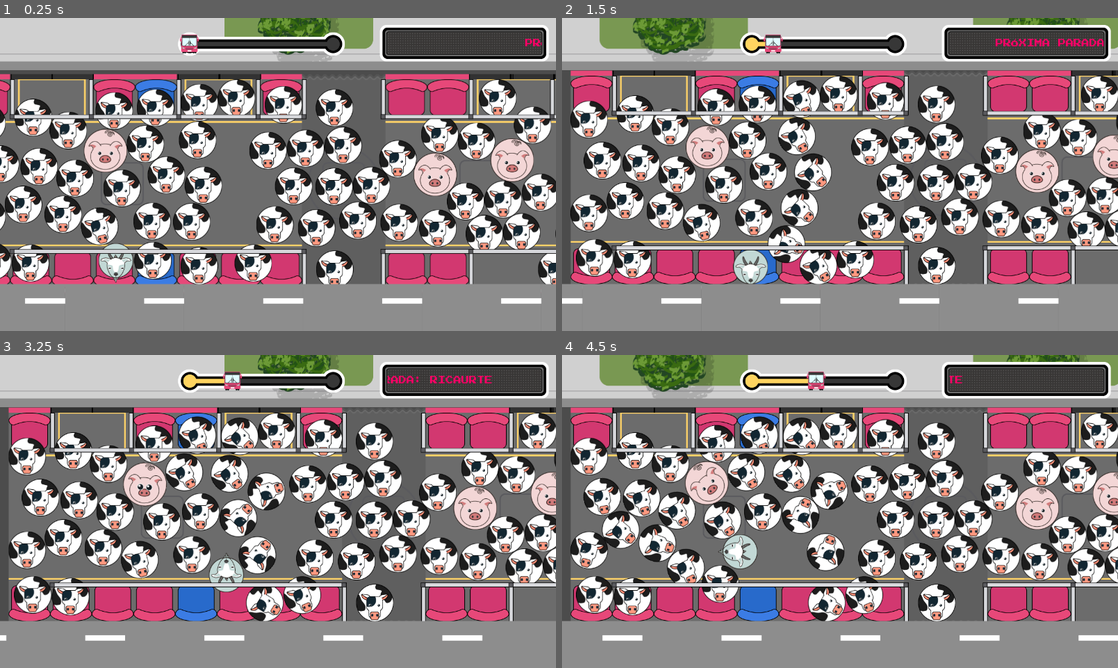
Above: before the commit, frames 1-4 (two rows, left to right).
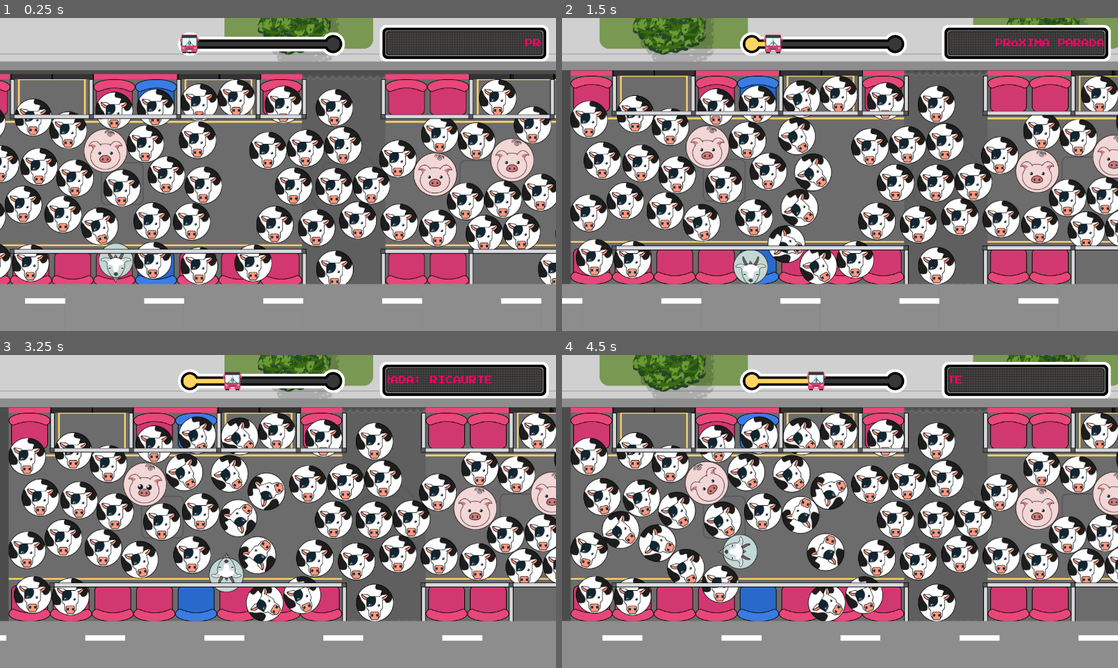
Above: after the commit, the same moments.

Repository: mapedorr/AquiMeBajoYo
Game: Godot game, scene res://scenarios/Transmi.tscn
Same seed, same stepped clock (60 frames per second), same inputs: the game is played once before the commit and once after it. The engine's default icon, where the game draws it, is replaced by a stand-in: a white triangle on a blue panel in a dark square. Sound files missing from this copy of the repository are replaced by a short silence.
Inputs:
- Up to frame 1 (0.25 s): no input
- Up to frame 2 (1.5 s): hold Right (ui_right) 0.53-1.28 s; hold Down (ui_down) from 1.28 s (still down)
- Up to frame 3 (3.25 s): release Down (ui_down) at 2.03 s; hold Right (ui_right) 2.03-2.78 s; hold Up (ui_up) from 2.78 s (still down)
- Up to frame 4 (4.5 s): release Up (ui_up) at 3.53 s; hold Left (ui_left) from 3.53 s (still down)

The runs differ from the first frame. In frame 1, 2.8% of the frame differs, in the area x 0-100%, y 19-85%; in frame 2, less than 0.1%; in frame 3, less than 0.1%; in frame 4, nothing differs.

Commit message:
MixPass

Diff:
--- a/Audio/CowSound.gd
+++ b/Audio/CowSound.gd
@@ -1,20 +1,32 @@
 extends Node
 
 export (int) var spec_weight = 3
-export (int) var wait_time = 3
+export (int) var min_wt = 3
+export (int) var max_wt = 3
 
-var idle = true
 var canPlay = true
+var wait_time
+var gamerunning
 
 func _ready():
-	randomize()
+	gamerunning = true
+	canPlay = true
+
+
 
 func idleMoo():
+	if gamerunning:
+		if canPlay == true:
+			randomize()
+			wait_time = int ((rand_range( min_wt, (max_wt+1))))
+			canPlay = false
+			yield(get_tree().create_timer(wait_time), "timeout")
+			Moo()
+			idleMoo()
 
+func Moo():
+	randomize()
 	var randomNumber = randi()%100
-	if randomNumber <= spec_weight:
+	if randomNumber <= spec_weight+1:
 		$IdleMoo.playsound()
-	if idle == true:
-		yield(get_tree().create_timer(wait_time), "timeout")
-		if canPlay == true:
-			self.idleMoo()
+	canPlay = true
--- a/scenarios/Animals/Animal.gd
+++ b/scenarios/Animals/Animal.gd
@@ -31,3 +31,6 @@
 
 func _process(delta):
 	$CowSounds/IdleMoo.transform = transform
+
+func silence():
+	$CowSounds.gamerunning = false
--- a/scenarios/Animals/Animal.tscn
+++ b/scenarios/Animals/Animal.tscn
@@ -35,21 +35,21 @@
 
 [node name="CowSounds" type="Node" parent="."]
 script = ExtResource( 4 )
-spec_weight = 30
+spec_weight = 20
+min_wt = 1
+max_wt = 8
 
 [node name="IdleMoo" parent="CowSounds" instance=ExtResource( 5 )]
-editor/display_folded = true
 position = Vector2( 682.574, 310.924 )
 max_distance = 500.0
 attenuation = 1.31951
-Volume = -3.0
+Volume = -5.0
 RandomVolume = true
 minVolume = -4.0
 maxVolume = 1.0
 RandomPitch = true
-minPitch = -3.0
-maxPitch = 6.0
-MaxOffset = 7.0
+minPitch = -4.0
+maxPitch = 5.0
 
 [node name="Idle_01" parent="CowSounds/IdleMoo" instance=ExtResource( 6 )]
 stream = ExtResource( 7 )
--- a/scenarios/Animals/Marrano.tscn
+++ b/scenarios/Animals/Marrano.tscn
@@ -28,11 +28,12 @@
 position = Vector2( -0.11099, 6.33339 )
 
 [node name="CowSounds" parent="." index="3"]
-spec_weight = 60
+spec_weight = 40
+max_wt = 4
 
 [node name="IdleMoo" parent="CowSounds" index="0"]
-editor/display_folded = false
-Volume = 9.0
+Volume = 12.0
+Pitch = 10.0
 
 [node name="Idle_01" parent="CowSounds/IdleMoo" index="0"]
 stream = ExtResource( 4 )
--- a/scenarios/Animals/Player.tscn
+++ b/scenarios/Animals/Player.tscn
@@ -16,7 +16,8 @@
 
 [node name="SFX_Goat" parent="." instance=ExtResource( 2 )]
 editor/display_folded = true
-Volume = 10.0
+Volume = 6.0
+Pitch = 2.0
 RandomVolume = true
 minVolume = -3.0
 maxVolume = 1.0
@@ -42,6 +43,7 @@
 shape = SubResource( 1 )
 
 [node name="Camera2D" type="Camera2D" parent="."]
+position = Vector2( 0, 1 )
 current = true
 limit_left = -340
 limit_top = 0
@@ -52,5 +54,5 @@
 drag_margin_left = 0.3
 drag_margin_right = 0.3
 
-[node name="Listener" type="Listener" parent="."]
+[node name="Listener" type="Listener" parent="Camera2D"]
 current = true
--- /dev/null
+++ b/scenarios/Buses/Animals.gd
@@ -0,0 +1,4 @@
+extends Node2D
+
+func _ready():
+	pass
--- a/scenarios/Buses/BaseBus.tscn
+++ b/scenarios/Buses/BaseBus.tscn
@@ -1,15 +1,16 @@
-[gd_scene load_steps=20 format=2]
+[gd_scene load_steps=21 format=2]
 
 [ext_resource path="res://scenarios/scripts/Bus.gd" type="Script" id=1]
 [ext_resource path="res://scenarios/Assets/bus_ejemplo.png" type="Texture" id=2]
 [ext_resource path="res://icon.png" type="Texture" id=3]
 [ext_resource path="res://scenarios/Barra.tscn" type="PackedScene" id=4]
 [ext_resource path="res://scenarios/Assets/gato_bus.png" type="Texture" id=5]
-[ext_resource path="res://scenarios/Animals/Animal.tscn" type="PackedScene" id=6]
-[ext_resource path="res://scenarios/Animals/Marrano.tscn" type="PackedScene" id=7]
-[ext_resource path="res://Audio/AudioManager.gd" type="Script" id=8]
-[ext_resource path="res://scenarios/Assets/barras.png" type="Texture" id=9]
-[ext_resource path="res://scenarios/Door.tscn" type="PackedScene" id=10]
+[ext_resource path="res://scenarios/Buses/Animals.gd" type="Script" id=6]
+[ext_resource path="res://scenarios/Animals/Animal.tscn" type="PackedScene" id=7]
+[ext_resource path="res://scenarios/Animals/Marrano.tscn" type="PackedScene" id=8]
+[ext_resource path="res://Audio/AudioManager.gd" type="Script" id=9]
+[ext_resource path="res://scenarios/Assets/barras.png" type="Texture" id=10]
+[ext_resource path="res://scenarios/Door.tscn" type="PackedScene" id=11]
 
 [sub_resource type="RectangleShape2D" id=1]
 extents = Vector2( 30.2439, 20 )
@@ -166,269 +167,270 @@
 texture = ExtResource( 5 )
 
 [node name="Animals" type="Node2D" parent="."]
-
-[node name="Animal" parent="Animals" instance=ExtResource( 6 )]
+script = ExtResource( 6 )
+
+[node name="Animal" parent="Animals" instance=ExtResource( 7 )]
 position = Vector2( 1385.57, 397.375 )
 
-[node name="Animal28" parent="Animals" instance=ExtResource( 6 )]
+[node name="Animal28" parent="Animals" instance=ExtResource( 7 )]
 position = Vector2( -75.4998, 352.5 )
 
-[node name="Animal61" parent="Animals" instance=ExtResource( 6 )]
+[node name="Animal61" parent="Animals" instance=ExtResource( 7 )]
 position = Vector2( 14.5002, 196.5 )
 
-[node name="Animal63" parent="Animals" instance=ExtResource( 6 )]
+[node name="Animal63" parent="Animals" instance=ExtResource( 7 )]
 position = Vector2( -246.5, 315 )
 
-[node name="Animal36" parent="Animals" instance=ExtResource( 6 )]
+[node name="Animal36" parent="Animals" instance=ExtResource( 7 )]
 position = Vector2( 892, 382.5 )
 
-[node name="Animal43" parent="Animals" instance=ExtResource( 6 )]
+[node name="Animal43" parent="Animals" instance=ExtResource( 7 )]
 position = Vector2( 1319.5, 337.5 )
 
-[node name="Animal49" parent="Animals" instance=ExtResource( 6 )]
+[node name="Animal49" parent="Animals" instance=ExtResource( 7 )]
 position = Vector2( 1372, 189 )
 
-[node name="Animal55" parent="Animals" instance=ExtResource( 6 )]
+[node name="Animal55" parent="Animals" instance=ExtResource( 7 )]
 position = Vector2( 626.5, 363 )
 
-[node name="Animal5" parent="Animals" instance=ExtResource( 6 )]
+[node name="Animal5" parent="Animals" instance=ExtResource( 7 )]
 position = Vector2( 326.5, 367.5 )
 
-[node name="Animal29" parent="Animals" instance=ExtResource( 6 )]
+[node name="Animal29" parent="Animals" instance=ExtResource( 7 )]
 position = Vector2( -153.5, 322.5 )
 
-[node name="Animal42" parent="Animals" instance=ExtResource( 6 )]
+[node name="Animal42" parent="Animals" instance=ExtResource( 7 )]
 position = Vector2( 1168, 327 )
 
-[node name="Animal48" parent="Animals" instance=ExtResource( 6 )]
+[node name="Animal48" parent="Animals" instance=ExtResource( 7 )]
 position = Vector2( 1271.5, 172.5 )
 
-[node name="Animal59" parent="Animals" instance=ExtResource( 6 )]
+[node name="Animal59" parent="Animals" instance=ExtResource( 7 )]
 position = Vector2( 526, 346.5 )
 
-[node name="Animal6" parent="Animals" instance=ExtResource( 6 )]
+[node name="Animal6" parent="Animals" instance=ExtResource( 7 )]
 position = Vector2( 235, 259.5 )
 
-[node name="Animal7" parent="Animals" instance=ExtResource( 6 )]
+[node name="Animal7" parent="Animals" instance=ExtResource( 7 )]
 position = Vector2( 194.5, 445.5 )
 
-[node name="Animal8" parent="Animals" instance=ExtResource( 6 )]
+[node name="Animal8" parent="Animals" instance=ExtResource( 7 )]
 position = Vector2( 211, 549 )
 
-[node name="Animal9" parent="Animals" instance=ExtResource( 6 )]
+[node name="Animal9" parent="Animals" instance=ExtResource( 7 )]
 position = Vector2( 335.5, 543 )
 
-[node name="Animal10" parent="Animals" instance=ExtResource( 6 )]
+[node name="Animal10" parent="Animals" instance=ExtResource( 7 )]
 position = Vector2( 385, 454.5 )
 
-[node name="Animal31" parent="Animals" instance=ExtResource( 6 )]
+[node name="Animal31" parent="Animals" instance=ExtResource( 7 )]
 position = Vector2( -94.9998, 409.5 )
 
-[node name="Animal35" parent="Animals" instance=ExtResource( 6 )]
+[node name="Animal35" parent="Animals" instance=ExtResource( 7 )]
 position = Vector2( 850, 453 )
 
-[node name="Animal44" parent="Animals" instance=ExtResource( 6 )]
+[node name="Animal44" parent="Animals" instance=ExtResource( 7 )]
 position = Vector2( 1292.5, 490.5 )
 
-[node name="Animal46" parent="Animals" instance=ExtResource( 6 )]
+[node name="Animal46" parent="Animals" instance=ExtResource( 7 )]
 position = Vector2( 1330, 259.5 )
 
-[node name="Animal58" parent="Animals" instance=ExtResource( 6 )]
+[node name="Animal58" parent="Animals" instance=ExtResource( 7 )]
 position = Vector2( 584.5, 433.5 )
 
-[node name="Animal11" parent="Animals" instance=ExtResource( 6 )]
+[node name="Animal11" parent="Animals" instance=ExtResource( 7 )]
 position = Vector2( 452.5, 279 )
 
-[node name="Animal12" parent="Animals" instance=ExtResource( 6 )]
+[node name="Animal12" parent="Animals" instance=ExtResource( 7 )]
 position = Vector2( 481, 462 )
 
-[node name="Animal30" parent="Animals" instance=ExtResource( 6 )]
+[node name="Animal30" parent="Animals" instance=ExtResource( 7 )]
 position = Vector2( -275, 433.5 )
 
-[node name="Animal38" parent="Animals" instance=ExtResource( 6 )]
+[node name="Animal38" parent="Animals" instance=ExtResource( 7 )]
 position = Vector2( 946, 460.5 )
 
-[node name="Animal41" parent="Animals" instance=ExtResource( 6 )]
+[node name="Animal41" parent="Animals" instance=ExtResource( 7 )]
 position = Vector2( 1247.5, 418.5 )
 
-[node name="Animal50" parent="Animals" instance=ExtResource( 6 )]
+[node name="Animal50" parent="Animals" instance=ExtResource( 7 )]
 position = Vector2( 1513, 342 )
 
-[node name="Animal54" parent="Animals" instance=ExtResource( 6 )]
+[node name="Animal54" parent="Animals" instance=ExtResource( 7 )]
 position = Vector2( 680.5, 441 )
 
-[node name="Animal20" parent="Animals" instance=ExtResource( 6 )]
+[node name="Animal20" parent="Animals" instance=ExtResource( 7 )]
 position = Vector2( 1034, 560.5 )
 
-[node name="Animal13" parent="Animals" instance=ExtResource( 6 )]
+[node name="Animal13" parent="Animals" instance=ExtResource( 7 )]
 position = Vector2( 428.5, 366 )
 
-[node name="Animal32" parent="Animals" instance=ExtResource( 6 )]
+[node name="Animal32" parent="Animals" instance=ExtResource( 7 )]
 position = Vector2( 31.0002, 366 )
 
-[node name="Animal39" parent="Animals" instance=ExtResource( 6 )]
+[node name="Animal39" parent="Animals" instance=ExtResource( 7 )]
 position = Vector2( 523, 558 )
 
-[node name="Animal60" parent="Animals" instance=ExtResource( 6 )]
+[node name="Animal60" parent="Animals" instance=ExtResource( 7 )]
 position = Vector2( 109, 189 )
 
-[node name="Animal62" parent="Animals" instance=ExtResource( 6 )]
+[node name="Animal62" parent="Animals" instance=ExtResource( 7 )]
 position = Vector2( 220, 366 )
 
-[node name="Animal34" parent="Animals" instance=ExtResource( 6 )]
+[node name="Animal34" parent="Animals" instance=ExtResource( 7 )]
 position = Vector2( 986.5, 375 )
 
-[node name="Animal40" parent="Animals" instance=ExtResource( 6 )]
+[node name="Animal40" parent="Animals" instance=ExtResource( 7 )]
 position = Vector2( 1537, 439.5 )
 
-[node name="Animal51" parent="Animals" instance=ExtResource( 6 )]
+[node name="Animal51" parent="Animals" instance=ExtResource( 7 )]
 position = Vector2( 1466.5, 181.5 )
 
-[node name="Animal56" parent="Animals" instance=ExtResource( 6 )]
+[node name="Animal56" parent="Animals" instance=ExtResource( 7 )]
 position = Vector2( 721, 355.5 )
 
-[node name="Animal21" parent="Animals" instance=ExtResource( 6 )]
+[node name="Animal21" parent="Animals" instance=ExtResource( 7 )]
 position = Vector2( 1074.5, 475 )
 
-[node name="Animal14" parent="Animals" instance=ExtResource( 6 )]
+[node name="Animal14" parent="Animals" instance=ExtResource( 7 )]
 position = Vector2( 536.5, 285 )
 
-[node name="Animal23" parent="Animals" instance=ExtResource( 6 )]
+[node name="Animal23" parent="Animals" instance=ExtResource( 7 )]
 position = Vector2( 1089.5, 383.5 )
 
-[node name="Animal15" parent="Animals" instance=ExtResource( 6 )]
+[node name="Animal15" parent="Animals" instance=ExtResource( 7 )]
 position = Vector2( 523, 189 )
 
-[node name="Animal22" parent="Animals" instance=ExtResource( 6 )]
+[node name="Animal22" parent="Animals" instance=ExtResource( 7 )]
 position = Vector2( 969.5, 244 )
 
-[node name="Animal16" parent="Animals" instance=ExtResource( 6 )]
+[node name="Animal16" parent="Animals" instance=ExtResource( 7 )]
 position = Vector2( 395.5, 175.5 )
 
-[node name="Animal26" parent="Animals" instance=ExtResource( 6 )]
+[node name="Animal26" parent="Animals" instance=ExtResource( 7 )]
 position = Vector2( 1076, 172 )
 
-[node name="Animal17" parent="Animals" instance=ExtResource( 6 )]
+[node name="Animal17" parent="Animals" instance=ExtResource( 7 )]
 position = Vector2( -281, 220.5 )
 
-[node name="Animal64" parent="Animals" instance=ExtResource( 6 )]
+[node name="Animal64" parent="Animals" instance=ExtResource( 7 )]
 position = Vector2( -264.5, 538.5 )
 
-[node name="Animal65" parent="Animals" instance=ExtResource( 6 )]
+[node name="Animal65" parent="Animals" instance=ExtResource( 7 )]
 position = Vector2( -177.5, 543 )
 
-[node name="Animal66" parent="Animals" instance=ExtResource( 6 )]
+[node name="Animal66" parent="Animals" instance=ExtResource( 7 )]
 position = Vector2( 104.5, 537 )
 
-[node name="Animal67" parent="Animals" instance=ExtResource( 6 )]
+[node name="Animal67" parent="Animals" instance=ExtResource( 7 )]
 position = Vector2( 134.5, 339 )
 
-[node name="Animal68" parent="Animals" instance=ExtResource( 6 )]
+[node name="Animal68" parent="Animals" instance=ExtResource( 7 )]
 position = Vector2( -176, 211.5 )
 
-[node name="Animal69" parent="Animals" instance=ExtResource( 6 )]
+[node name="Animal69" parent="Animals" instance=ExtResource( 7 )]
 position = Vector2( -91.9998, 237 )
 
-[node name="Animal24" parent="Animals" instance=ExtResource( 6 )]
+[node name="Animal24" parent="Animals" instance=ExtResource( 7 )]
 position = Vector2( 795.5, 385 )
 
-[node name="Animal18" parent="Animals" instance=ExtResource( 6 )]
+[node name="Animal18" parent="Animals" instance=ExtResource( 7 )]
 position = Vector2( 295, 174 )
 
-[node name="Animal25" parent="Animals" instance=ExtResource( 6 )]
+[node name="Animal25" parent="Animals" instance=ExtResource( 7 )]
 position = Vector2( 848, 272.5 )
 
-[node name="Animal53" parent="Animals" instance=ExtResource( 6 )]
+[node name="Animal53" parent="Animals" instance=ExtResource( 7 )]
 position = Vector2( 102.5, 446.5 )
 
-[node name="Animal19" parent="Animals" instance=ExtResource( 6 )]
+[node name="Animal19" parent="Animals" instance=ExtResource( 7 )]
 position = Vector2( 208, 168 )
 
-[node name="Animal27" parent="Animals" instance=ExtResource( 6 )]
+[node name="Animal27" parent="Animals" instance=ExtResource( 7 )]
 position = Vector2( 774.5, 268 )
 
-[node name="Animal52" parent="Animals" instance=ExtResource( 6 )]
+[node name="Animal52" parent="Animals" instance=ExtResource( 7 )]
 position = Vector2( -15.9998, 463 )
 
-[node name="Animal70" parent="Animals" instance=ExtResource( 6 )]
+[node name="Animal70" parent="Animals" instance=ExtResource( 7 )]
 position = Vector2( 80.0001, 266.5 )
 
-[node name="Animal2" parent="Animals" instance=ExtResource( 6 )]
+[node name="Animal2" parent="Animals" instance=ExtResource( 7 )]
 position = Vector2( 1247.47, 247.355 )
 
-[node name="Animal33" parent="Animals" instance=ExtResource( 6 )]
+[node name="Animal33" parent="Animals" instance=ExtResource( 7 )]
 position = Vector2( -200, 410 )
 
-[node name="Animal37" parent="Animals" instance=ExtResource( 6 )]
+[node name="Animal37" parent="Animals" instance=ExtResource( 7 )]
 position = Vector2( 745, 453.5 )
 
-[node name="Animal45" parent="Animals" instance=ExtResource( 6 )]
+[node name="Animal45" parent="Animals" instance=ExtResource( 7 )]
 position = Vector2( 1172.5, 408.5 )
 
-[node name="Animal47" parent="Animals" instance=ExtResource( 6 )]
+[node name="Animal47" parent="Animals" instance=ExtResource( 7 )]
 position = Vector2( 1105, 264.5 )
 
-[node name="Animal57" parent="Animals" instance=ExtResource( 6 )]
+[node name="Animal57" parent="Animals" instance=ExtResource( 7 )]
 position = Vector2( 358, 279.5 )
 
-[node name="Animal3" parent="Animals" instance=ExtResource( 6 )]
+[node name="Animal3" parent="Animals" instance=ExtResource( 7 )]
 position = Vector2( 898.419, 160.962 )
 
-[node name="Animal4" parent="Animals" instance=ExtResource( 6 )]
+[node name="Animal4" parent="Animals" instance=ExtResource( 7 )]
 position = Vector2( 1143.37, 549.326 )
 
-[node name="Animal5" parent="Animals" instance=ExtResource( 6 )]
+[node name="Animal5" parent="Animals" instance=ExtResource( 7 )]
 position = Vector2( 326.5, 367.5 )
 
-[node name="Marrano" parent="Animals" instance=ExtResource( 7 )]
+[node name="Marrano" parent="Animals" instance=ExtResource( 8 )]
 position = Vector2( 754.833, 367 )
 friction_ration = 0.2
 max_speed = 100.0
 transference_ratio = 0.2
 
-[node name="Marrano3" parent="Animals" instance=ExtResource( 7 )]
+[node name="Marrano3" parent="Animals" instance=ExtResource( 8 )]
 position = Vector2( 925.833, 308.5 )
 friction_ration = 0.2
 max_speed = 100.0
 transference_ratio = 0.2
 
-[node name="Marrano2" parent="Animals" instance=ExtResource( 7 )]
+[node name="Marrano2" parent="Animals" instance=ExtResource( 8 )]
 position = Vector2( -4.16663, 286 )
 friction_ration = 0.2
 max_speed = 100.0
 transference_ratio = 0.2
 
 [node name="AudioManager" type="Node" parent="."]
-script = ExtResource( 8 )
+script = ExtResource( 9 )
 
 [node name="BusBars" type="Sprite" parent="."]
 position = Vector2( 644, 361 )
 z_index = 1
-texture = ExtResource( 9 )
+texture = ExtResource( 10 )
 
 [node name="Doors" type="Node2D" parent="."]
 editor/display_folded = true
 
-[node name="Door" parent="Doors" instance=ExtResource( 10 )]
+[node name="Door" parent="Doors" instance=ExtResource( 11 )]
 position = Vector2( -175, 114 )
 
-[node name="Door2" parent="Doors" instance=ExtResource( 10 )]
+[node name="Door2" parent="Doors" instance=ExtResource( 11 )]
 position = Vector2( -80.1108, 114 )
 
-[node name="Door3" parent="Doors" instance=ExtResource( 10 )]
+[node name="Door3" parent="Doors" instance=ExtResource( 11 )]
 position = Vector2( 209.389, 114 )
 
-[node name="Door4" parent="Doors" instance=ExtResource( 10 )]
+[node name="Door4" parent="Doors" instance=ExtResource( 11 )]
 position = Vector2( 305.389, 114 )
 
-[node name="Door5" parent="Doors" instance=ExtResource( 10 )]
+[node name="Door5" parent="Doors" instance=ExtResource( 11 )]
 position = Vector2( 880, 114 )
 
-[node name="Door6" parent="Doors" instance=ExtResource( 10 )]
+[node name="Door6" parent="Doors" instance=ExtResource( 11 )]
 position = Vector2( 980, 114 )
 
-[node name="Door7" parent="Doors" instance=ExtResource( 10 )]
+[node name="Door7" parent="Doors" instance=ExtResource( 11 )]
 position = Vector2( 1076, 114 )
 
-[node name="Door8" parent="Doors" instance=ExtResource( 10 )]
+[node name="Door8" parent="Doors" instance=ExtResource( 11 )]
 position = Vector2( 1172.5, 114 )
--- a/scenarios/Transmi.tscn
+++ b/scenarios/Transmi.tscn
@@ -101,13 +101,14 @@
 
 [node name="Mx" type="AudioStreamPlayer" parent="."]
 stream = ExtResource( 5 )
-volume_db = -3.0
+volume_db = -5.0
 autoplay = true
 script = ExtResource( 6 )
 
 [node name="UI" parent="." instance=ExtResource( 7 )]
 
 [node name="Debug" type="CanvasLayer" parent="."]
+editor/display_folded = true
 layer = 2
 
 [node name="GameTime" type="Label" parent="Debug"]
@@ -209,6 +210,7 @@
 texture = ExtResource( 10 )
 
 [node name="AudioManager" type="Node" parent="."]
+editor/display_folded = true
 script = ExtResource( 11 )
 
 [node name="Bus_Drive" type="AudioStreamPlayer" parent="AudioManager"]
@@ -219,7 +221,6 @@
 [node name="Bumps" type="Node" parent="AudioManager/Bus_Drive"]
 script = ExtResource( 13 )
 spec_weight = 80
-wait_time = 2
 
 [node name="IdleMoo" parent="AudioManager/Bus_Drive/Bumps" instance=ExtResource( 14 )]
 position = Vector2( 520, 320 )
